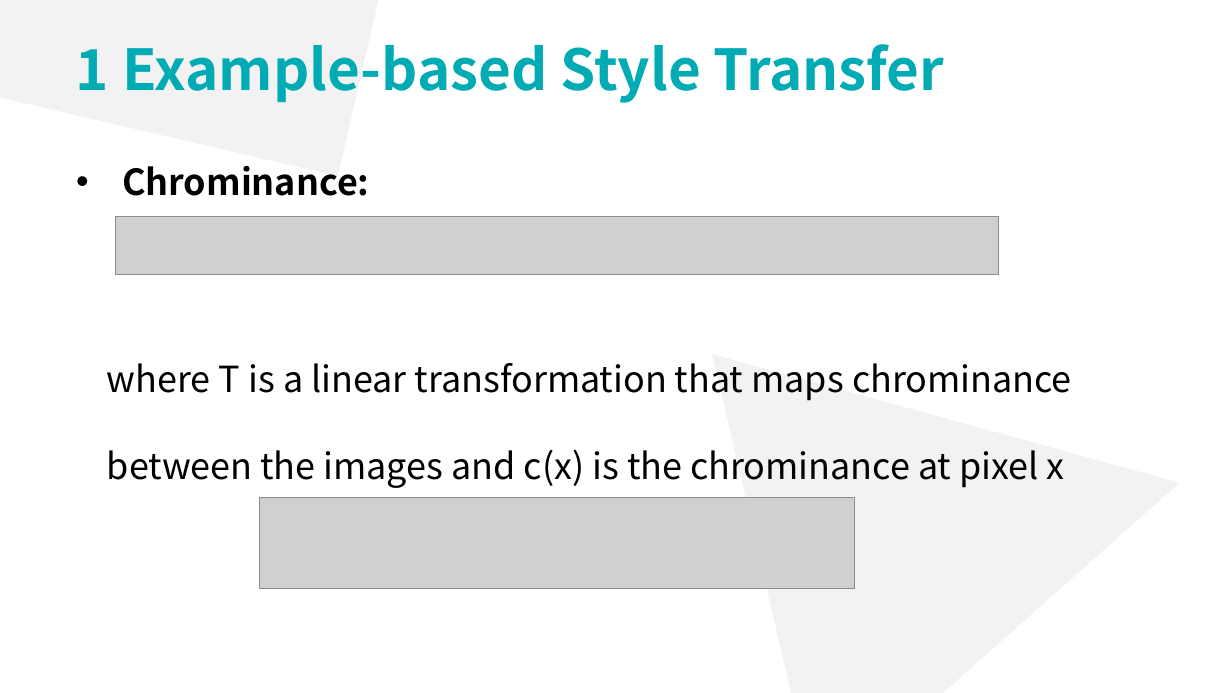
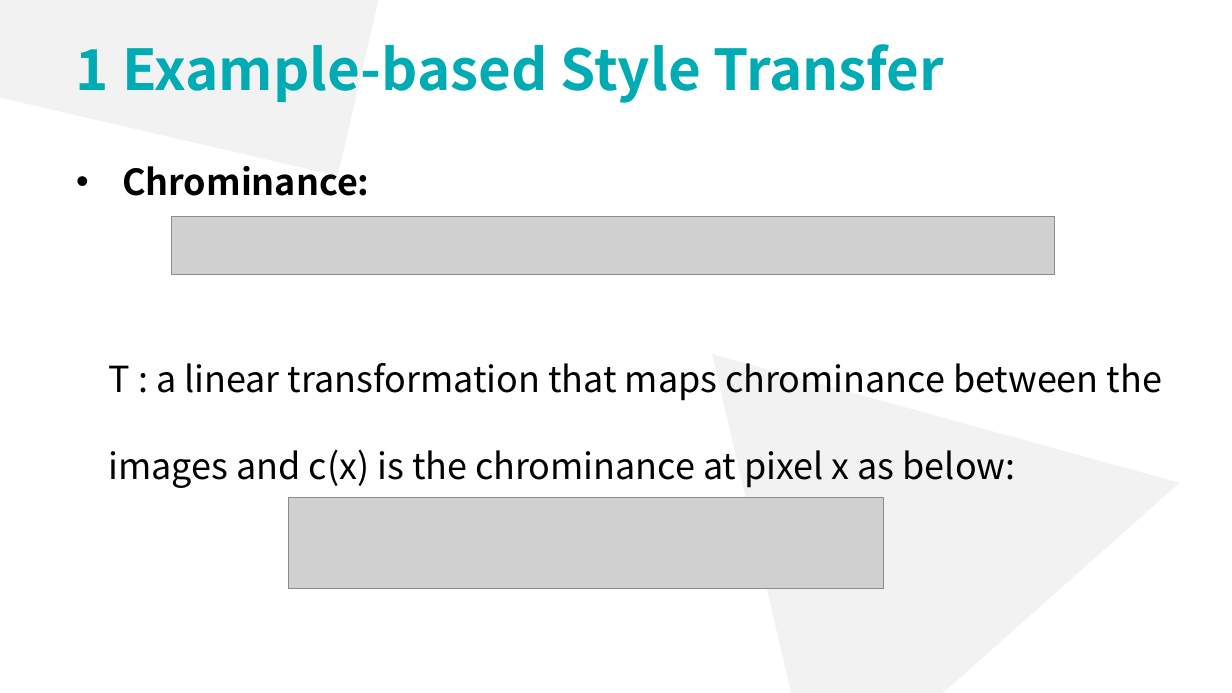
Before and after one commit to lsyoath/sheepy, a slide deck: slide 24 of ComputerVision.pptx (slide 25 before the commit). Drawn at 1232x693 pixels with LibreOffice and Linux fonts; fonts in the diff are those of the drawing; grey boxes stand for pictures. Boxes give left, top, right and bottom in pixels: in the first picture for what was removed or moved away, otherwise in the second. Text is boxed around its words. In the diff, an @@ line names an element or a change of style, - is before the commit and + after.

```diff
--- a/ComputerVision.pptx
+++ b/ComputerVision.pptx
@@ picture: place and size @@
-picture at (116, 216, 999, 275)
+picture at (171, 216, 1055, 275)
@@ text at (109, 363, 1162, 488): text changed @@
-where T is a linear transformation that maps chrominance
-between the images and c(x) is the chrominance at pixel x
+T : a linear transformation that maps chrominance between the images and c(x) is the chrominance at pixel x as below:
@@ picture: place and size @@
-picture at (260, 497, 854, 589)
+picture at (289, 497, 884, 589)
```
Also in this commit, not shown: 5 other slides changed, 9 slides added, 1 slide removed, 1 other file.
